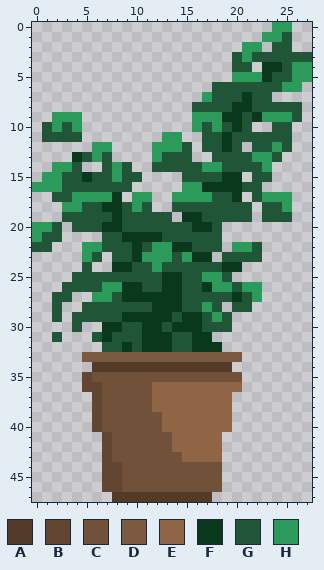
File history of a pixel-art sprite, data/plant_3_28x48.png. That is the earlier state.
The file is 28x48 pixels.
Palette (. is transparent): A #533a29  B #624632  C #715139  D #7c5a41  E #8f6546  F #09381d  G #205637  H #2b9a5a
Pixels before, first column x 0:
 0 ........................HH..
 1 .......................HHG..
 2 .....................HH.GG..
 3 ....................GHGGGGGG
 4 ....................GG.FFGHH
 5 ....................HHHFGGHH
 6 ..................GGGGGGGHH.
 7 .................HGGGFGG....
 8 ................GGGGFFGGGGG.
 9 ..HHH...........HHHFFGFHHHG.
10 .GHGH...........HGHGFG..GG..
11 .GGGG........HH..GGFGGGGGG..
12 ......HH....HHHG.GGFG.GGHG..
13 ....FGHG....HGGG..GGGGHHG...
14 ..HHG..GHG..GGGGGHHGGGGH....
15 .HHGGFGGHGG....GGGGFF.GG....
16 HHHGGGGGGG.....HHFFFFGG.....
17 ..GGHHHHF.HH..HHHHGGF.GHHH..
18 ...HHGGFFGHG..GGGGGGGG.GGH..
19 ...GGGGGFGGGGG.FFGGGGG.GGG..
20 HHG.GGGFFGGGGGGGFFG.........
21 HGG....GGFFFFGGGGGG.........
22 GG...HHGGGFGHHFFGGG.HHG.....
23 .....HG.GGFHHHGHFF.GGGG.....
24 .....G..FFGGHGGGGGGFF.......
25 ....GGGGGGGGGFFGGHHG........
26 ...GGGGHHFFGGFFGGFHHGHH.....
27 ..GG..HHGFFFFFFGGGGGFGH.....
28 ..G..GGGGGGGFFFGGHG.GG......
29 ..G.GGGGGFFFFFGFFGHG........
30 ....G..FFGGFFGFFFGGG........
31 ..G...GFGGGFFFGGFF..........
32 .......GGFGFFFGGFFF.........
33 .....DDDDDDDDDDDDDDDD.......
34 ......AAAAAAAAAAAAAA........
35 .....BCCCCCCCCCCCCCCC.......
36 .....BBCCCCCEEEEEEEEE.......
37 ......BCCCCCEEEEEEEE........
38 ......BCCCCCEEEEEEEE........
39 ......BCCCCCCEEEEEEE........
40 ......BCCCCCCEEEEEEE........
41 .......BCCCCCCEEEEE.........
42 .......BCCCCCCEEEEE.........
43 .......BCCCCCCCEEEE.........
44 .......BBCCCCCCCCCC.........
45 .......BBCCCCCCCCCC.........
46 .......BBCCCCCCCCCC.........
47 ........AAAAAAAAAA..........
The same view after the edit:
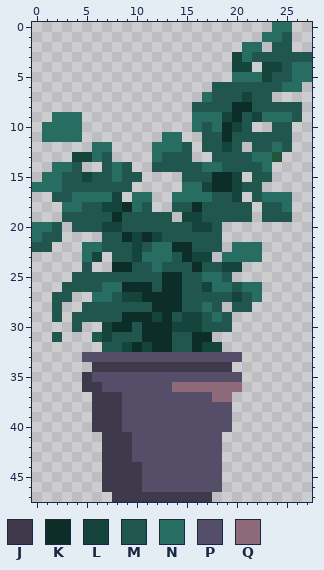
Colours new in this view: J #3e3a4b  K #0d2d28  L #14443c  M #20564d  N #286d62  P #544e68  Q #8d697a
Changes in this commit:
Changed rows in their new state; - is an unchanged pixel.
first column x 0:
 0 ------------------------NN--
 1 -----------------------NNM--
 2 ---------------------NN-MM--
 3 --------------------LNMMMMMM
 4 --------------------LL-LLMNN
 5 --------------------NNNLMMNN
 6 ------------------MMMMMMMNN-
 7 -----------------NMMMLMM----
 8 ----------------MMMMKKMMMMM-
 9 --NNN-----------NNNLKMLNNNM-
10 -NNNN-----------NMNKLM--MM--
11 -NNNN--------NN--MMKMMMMMM--
12 ------NN----NNNM-MMLM-MMNM--
13 ----LLNM----NMMM--MMMMNN----
14 --NNM--MNM--MMMMMNNMMMMN----
15 -NNMMLMMNMM----MMMKKL-MM----
16 NNNMMMMMMM-----NNLKKLMM-----
17 --MMNNNNL-NN--NNNNMML-MNNN--
18 ---NNMMLLKNM--MMKMMMMM-MMN--
19 ---MMMMMKMMMMM-LLMMMMM-MMM--
20 NNM-MMMLLMMMMMMMLLM---------
21 NMM----MMKLKLMMMMMM---------
22 MM---NNMMMLMNNKKMMM-NNN-----
23 -----NL-MMLNNNMKLL-NNNN-----
24 -----M--KKMMNMMMKMMLL-------
25 ----MMMMMMMMMKKMMNNM--------
26 ---MMMMNNKKKMKKMMLNNMNN-----
27 --MM--NNMLLKKKKMMMMMLMN-----
28 --M--MMMMMMMKKKMMNM-MM------
29 --M-MMMMMKKKLKMLLMNM--------
30 ----M--LKKMKKKLLLMMM--------
31 --M---MLMMMKKKMMKK----------
32 -------MMLKLKKMMKLL---------
33 -----PPPPPPPPPPPPPPPP-------
34 ------JJJJJJJJJJJJJJ--------
35 -----JPPPPPPPPPPPPPPP-------
36 -----JJPPPPPPPQQQQQQQ-------
37 ------JJJPPPPPPPPPQQ--------
38 ------JJJPPPPPPPPPPP--------
39 ------JJJPPPPPPPPPPP--------
40 ------JJJPPPPPPPPPPP--------
41 -------JJJPPPPPPPPP---------
42 -------JJJPPPPPPPPP---------
43 -------JJJPPPPPPPPP---------
44 -------JJJJPPPPPPPP---------
45 -------JJJJPPPPPPPP---------
46 -------JJJJPPPPPPPP---------
47 --------JJJJJJJJJJ----------
Boxes around the changes in both pictures, in picture pixels (x1, y1, x2, y2):
changed: (32, 22, 312, 502)
